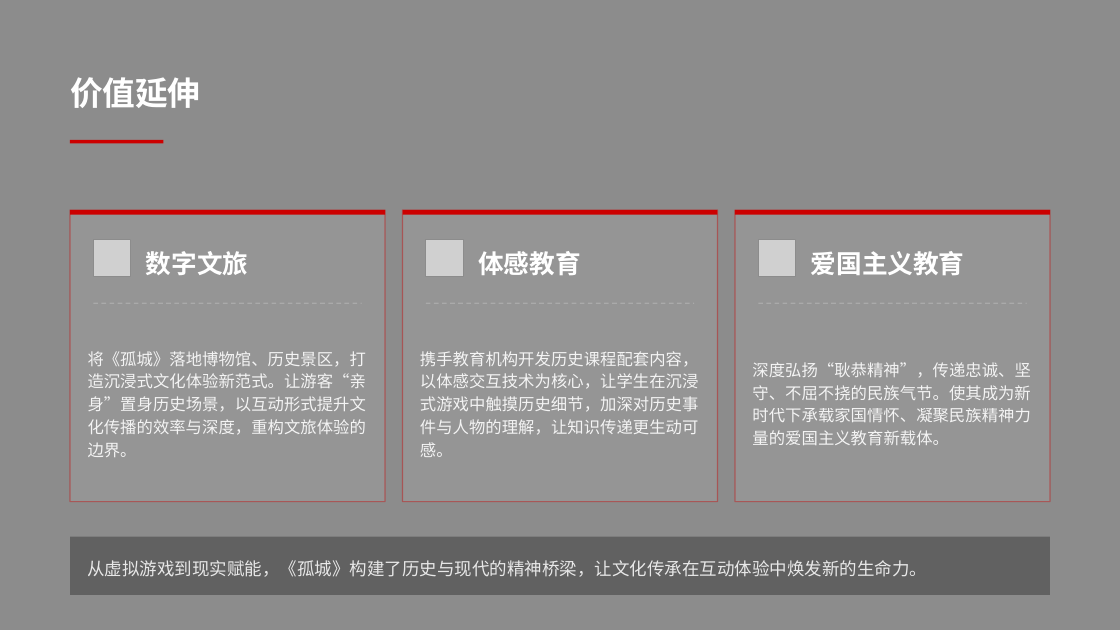
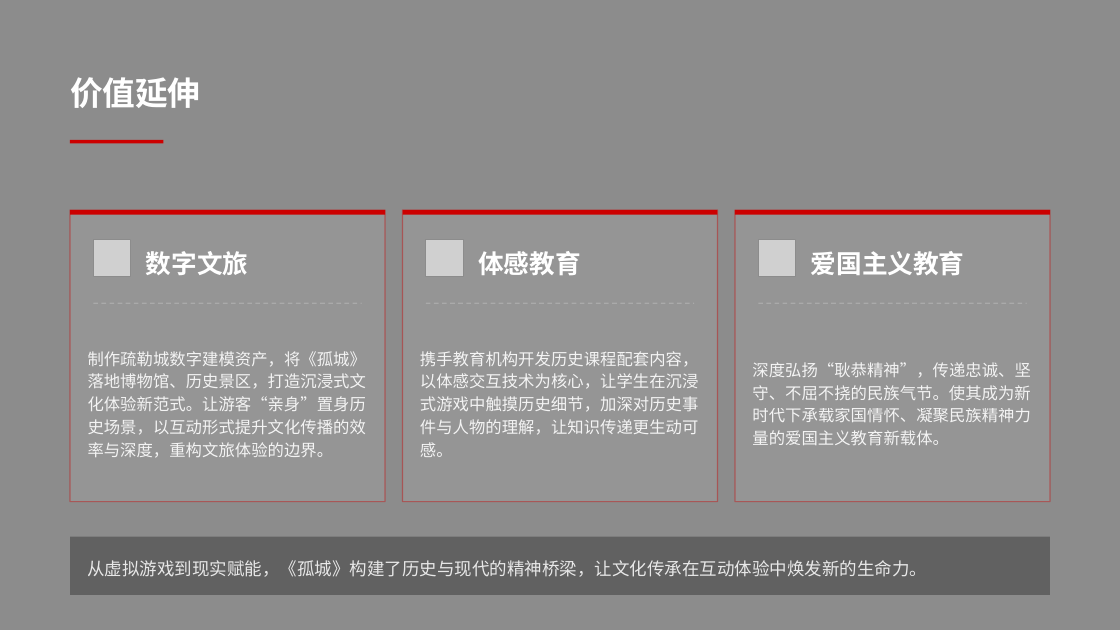
Before and after one commit to W-SEANVeen/ISF2, a slide deck: slide 22 of Docs/《孤城》VR游戏设计答辩.pptx. Drawn at 1120x630 pixels with LibreOffice and Linux fonts; fonts in the diff are those of the drawing; grey boxes stand for pictures; background and template pictures are left out. Boxes give left, top, right and bottom in pixels: in the first picture for what was removed or moved away, otherwise in the second. Text is boxed around its words. In the diff, an @@ line names an element or a change of style, - is before the commit and + after.

```diff
--- a/Docs/《孤城》VR游戏设计答辩.pptx
+++ b/Docs/《孤城》VR游戏设计答辩.pptx
@@ text at [88,351,366,458]: text changed @@
-将《孤城》落地博物馆、历史景区，打造沉浸式文化体验新范式。让游客“亲身”置身历史场景，以互动形式提升文化传播的效率与深度，重构文旅体验的边界。
+制作疏勒城数字建模资产，将《孤城》落地博物馆、历史景区，打造沉浸式文化体验新范式。让游客“亲身”置身历史场景，以互动形式提升文化传播的效率与深度，重构文旅体验的边界。
```
Also in this commit, not shown: 7 other slides changed, 11 other files.
